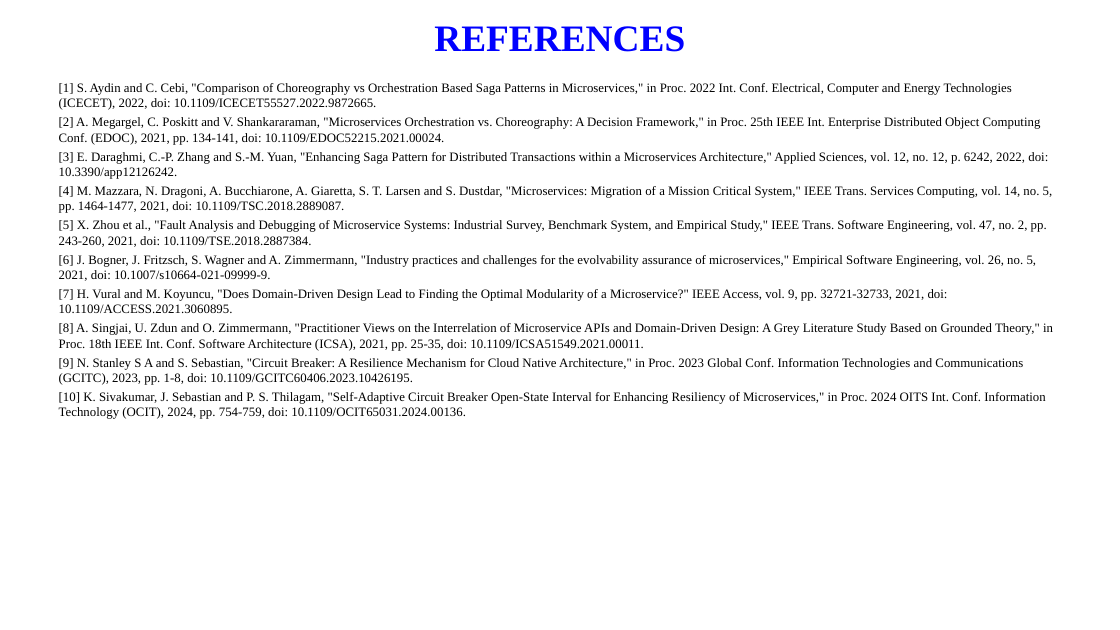
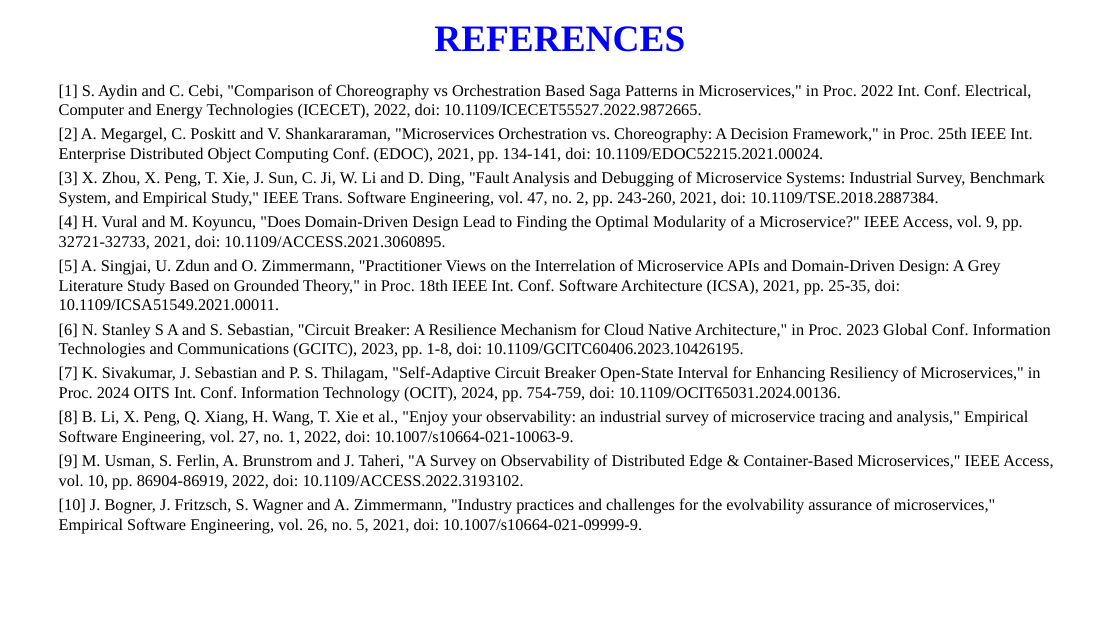
Before and after one commit to manasakrishnakumar/Online-library-management-system, a slide deck: slide 18 of report/Online_Library_Management_System_Presentation.pptx. Drawn at 1120x630 pixels with LibreOffice and Linux fonts; fonts in the diff are those of the drawing; background and template pictures are left out. Boxes give left, top, right and bottom in pixels: in the first picture for what was removed or moved away, otherwise in the second. Text is boxed around its words. In the diff, an @@ line names an element or a change of style, - is before the commit and + after.

```diff
--- a/report/Online_Library_Management_System_Presentation.pptx
+++ b/report/Online_Library_Management_System_Presentation.pptx
@@ text at <box>59,84,1032,163</box>: size 11 to 14 pt in "[1] S. Aydin and C. Cebi, "Comparison ...", "[2] A. Megargel, C. Poskitt and V. ..."; more space between paragraphs @@
@@ text at <box>59,171,1053,534</box>: text changed; size 11 to 14 pt @@
-[3] E. Daraghmi, C.-P. Zhang and S.-M. Yuan, "Enhancing Saga Pattern for Distributed Transactions within a Microservices Architecture," Applied Sciences, vol. 12, no. 12, p. 6242, 2022, doi: 10.3390/app12126242.
-[4] M. Mazzara, N. Dragoni, A. Bucchiarone, A. Giaretta, S. T. Larsen and S. Dustdar, "Microservices: Migration of a Mission Critical System," IEEE Trans. Services Computing, vol. 14, no. 5, pp. 1464-1477, 2021, doi: 10.1109/TSC.2018.2889087.
-[5] X. Zhou et al., "Fault Analysis and Debugging of Microservice Systems: Industrial Survey, Benchmark System, and Empirical Study," IEEE Trans. Software Engineering, vol. 47, no. 2, pp. 243-260, 2021, doi: 10.1109/TSE.2018.2887384.
-[6] J. Bogner, J. Fritzsch, S. Wagner and A. Zimmermann, "Industry practices and challenges for the evolvability assurance of microservices," Empirical Software Engineering, vol. 26, no. 5, 2021, doi: 10.1007/s10664-021-09999-9.
-[7] H. Vural and M. Koyuncu, "Does Domain-Driven Design Lead to Finding the Optimal Modularity of a Microservice?" IEEE Access, vol. 9, pp. 32721-32733, 2021, doi: 10.1109/ACCESS.2021.3060895.
-[8] A. Singjai, U. Zdun and O. Zimmermann, "Practitioner Views on the Interrelation of Microservice APIs and Domain-Driven Design: A Grey Literature Study Based on Grounded Theory," in Proc. 18th IEEE Int. Conf. Software Architecture (ICSA), 2021, pp. 25-35, doi: 10.1109/ICSA51549.2021.00011.
-[9] N. Stanley S A and S. Sebastian, "Circuit Breaker: A Resilience Mechanism for Cloud Native Architecture," in Proc. 2023 Global Conf. Information Technologies and Communications (GCITC), 2023, pp. 1-8, doi: 10.1109/GCITC60406.2023.10426195.
-[10] K. Sivakumar, J. Sebastian and P. S. Thilagam, "Self-Adaptive Circuit Breaker Open-State Interval for Enhancing Resiliency of Microservices," in Proc. 2024 OITS Int. Conf. Information Technology (OCIT), 2024, pp. 754-759, doi: 10.1109/OCIT65031.2024.00136.
+[3] X. Zhou, X. Peng, T. Xie, J. Sun, C. Ji, W. Li and D. Ding, "Fault Analysis and Debugging of Microservice Systems: Industrial Survey, Benchmark System, and Empirical Study," IEEE Trans. Software Engineering, vol. 47, no. 2, pp. 243-260, 2021, doi: 10.1109/TSE.2018.2887384.
+[4] H. Vural and M. Koyuncu, "Does Domain-Driven Design Lead to Finding the Optimal Modularity of a Microservice?" IEEE Access, vol. 9, pp. 32721-32733, 2021, doi: 10.1109/ACCESS.2021.3060895.
+[5] A. Singjai, U. Zdun and O. Zimmermann, "Practitioner Views on the Interrelation of Microservice APIs and Domain-Driven Design: A Grey Literature Study Based on Grounded Theory," in Proc. 18th IEEE Int. Conf. Software Architecture (ICSA), 2021, pp. 25-35, doi: 10.1109/ICSA51549.2021.00011.
+[6] N. Stanley S A and S. Sebastian, "Circuit Breaker: A Resilience Mechanism for Cloud Native Architecture," in Proc. 2023 Global Conf. Information Technologies and Communications (GCITC), 2023, pp. 1-8, doi: 10.1109/GCITC60406.2023.10426195.
+[7] K. Sivakumar, J. Sebastian and P. S. Thilagam, "Self-Adaptive Circuit Breaker Open-State Interval for Enhancing Resiliency of Microservices," in Proc. 2024 OITS Int. Conf. Information Technology (OCIT), 2024, pp. 754-759, doi: 10.1109/OCIT65031.2024.00136.
+[8] B. Li, X. Peng, Q. Xiang, H. Wang, T. Xie et al., "Enjoy your observability: an industrial survey of microservice tracing and analysis," Empirical Software Engineering, vol. 27, no. 1, 2022, doi: 10.1007/s10664-021-10063-9.
+[9] M. Usman, S. Ferlin, A. Brunstrom and J. Taheri, "A Survey on Observability of Distributed Edge & Container-Based Microservices," IEEE Access, vol. 10, pp. 86904-86919, 2022, doi: 10.1109/ACCESS.2022.3193102.
+[10] J. Bogner, J. Fritzsch, S. Wagner and A. Zimmermann, "Industry practices and challenges for the evolvability assurance of microservices," Empirical Software Engineering, vol. 26, no. 5, 2021, doi: 10.1007/s10664-021-09999-9.
```
Also in this commit, not shown: 17 other slides changed, 1 slide added, 1 slide removed, 11 other files.
